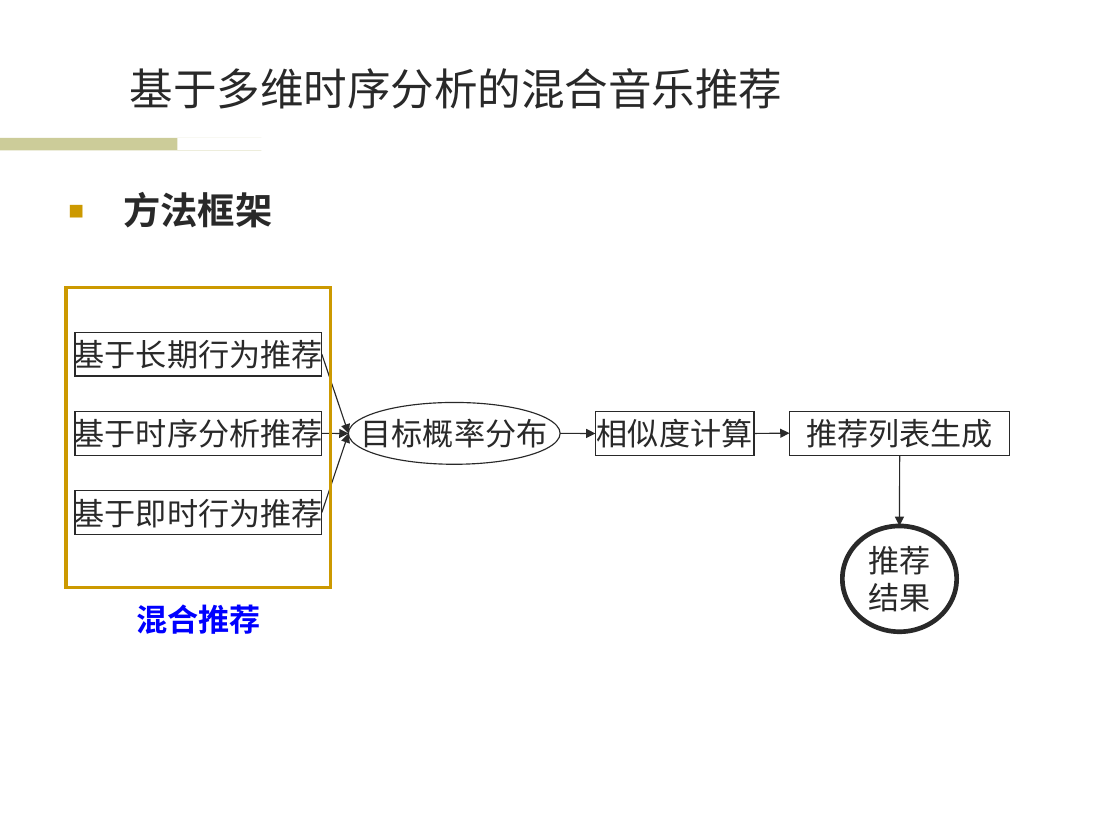
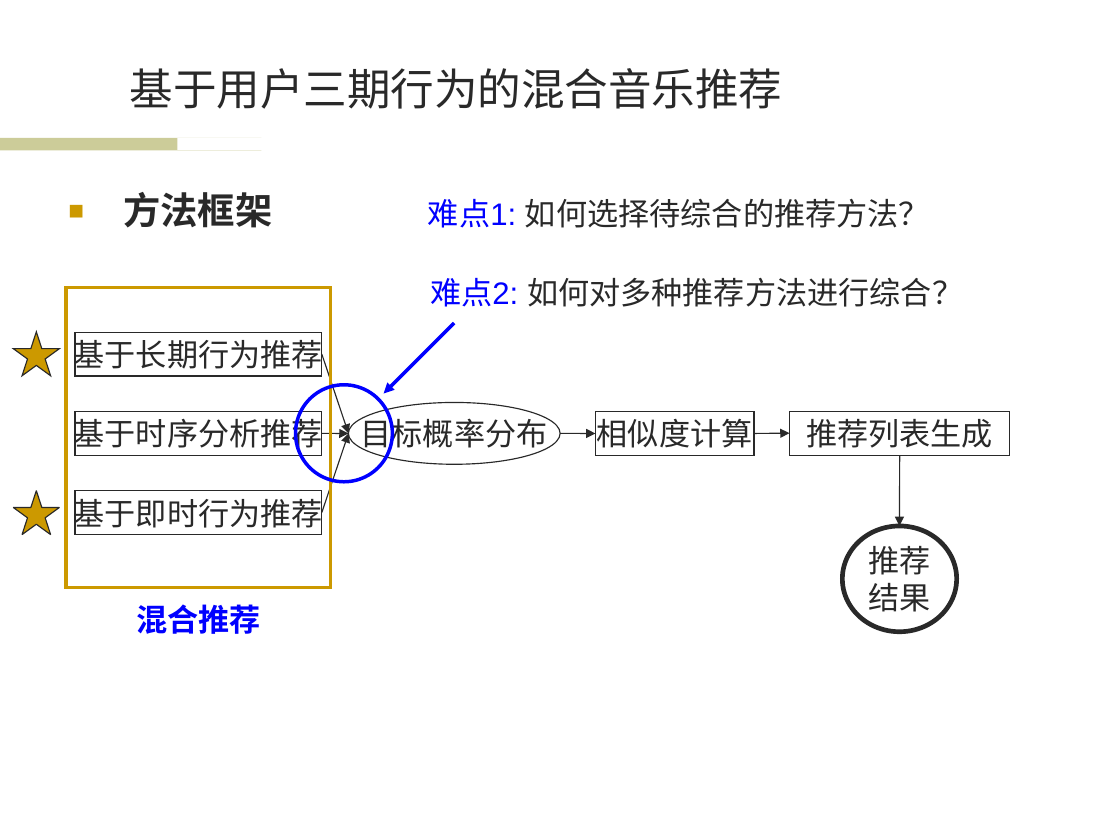
Before and after one commit to wwssttt/NJUThesis, a slide deck: slide 14 of ppt/一种基于时间序列分析的个性化音乐推荐系统及其实现.ppt (slide 9 before the commit). Drawn at 1120x840 pixels with LibreOffice and Linux fonts; fonts in the diff are those of the drawing; background and template pictures are left out. Boxes give left, top, right and bottom in pixels: in the first picture for what was removed or moved away, otherwise in the second. Text is boxed around its words. In the diff, an @@ line names an element or a change of style, - is before the commit and + after.

Commit message:
ppt3.0

```diff
--- a/ppt/一种基于时间序列分析的个性化音乐推荐系统及其实现.ppt
+++ b/ppt/一种基于时间序列分析的个性化音乐推荐系统及其实现.ppt
@@ title at [130, 68, 782, 109]: text changed @@
-基于多维时序分析的混合音乐推荐
+基于用户三期行为的混合音乐推荐
@@ text added at [428, 199, 930, 228], 20 pt, text #292929 @@
+难点1: 如何选择待综合的推荐方法？
@@ text added at [430, 278, 963, 307], 20 pt, text #292929 @@
+难点2: 如何对多种推荐方法进行综合？
@@ arrow added from (455, 323) to (383, 393), #0000FF 2.24 pt @@
@@ star added at [13, 332, 59, 375], fill #CC9900, outline #292929 0.74 pt @@
@@ ellipse added at [296, 385, 392, 483], outline #0000FF 2.24 pt @@
@@ star added at [13, 491, 59, 534], fill #CC9900, outline #292929 0.74 pt @@
```
Also in this commit, not shown: 11 other slides changed, 1 slide added.
